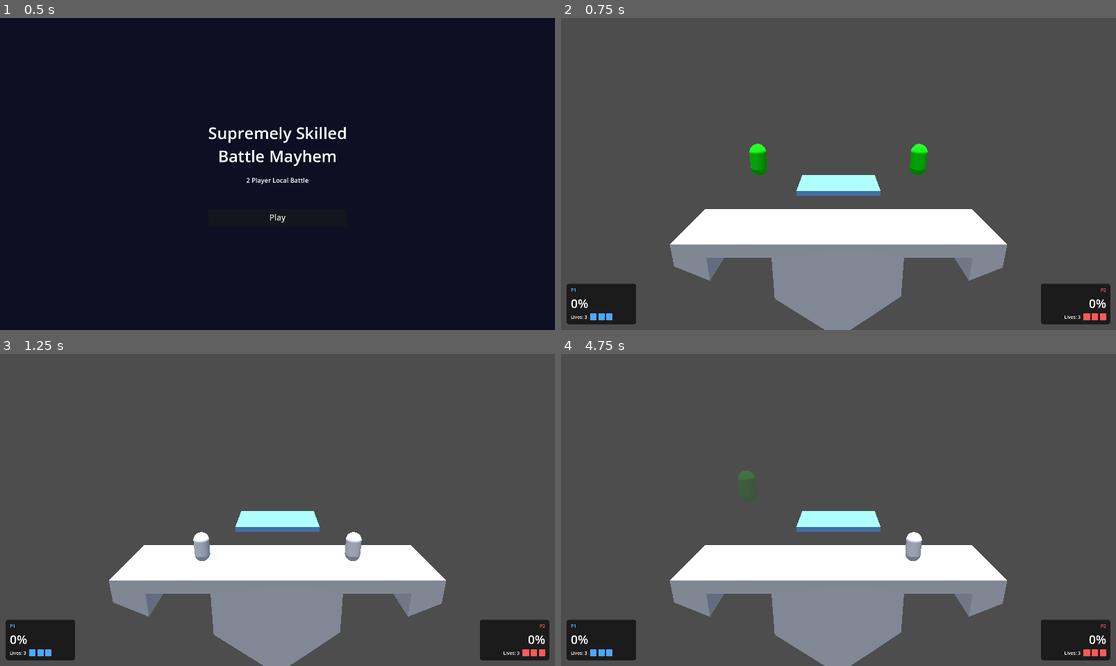
Above: before the commit, frames 1-4 (two rows, left to right).
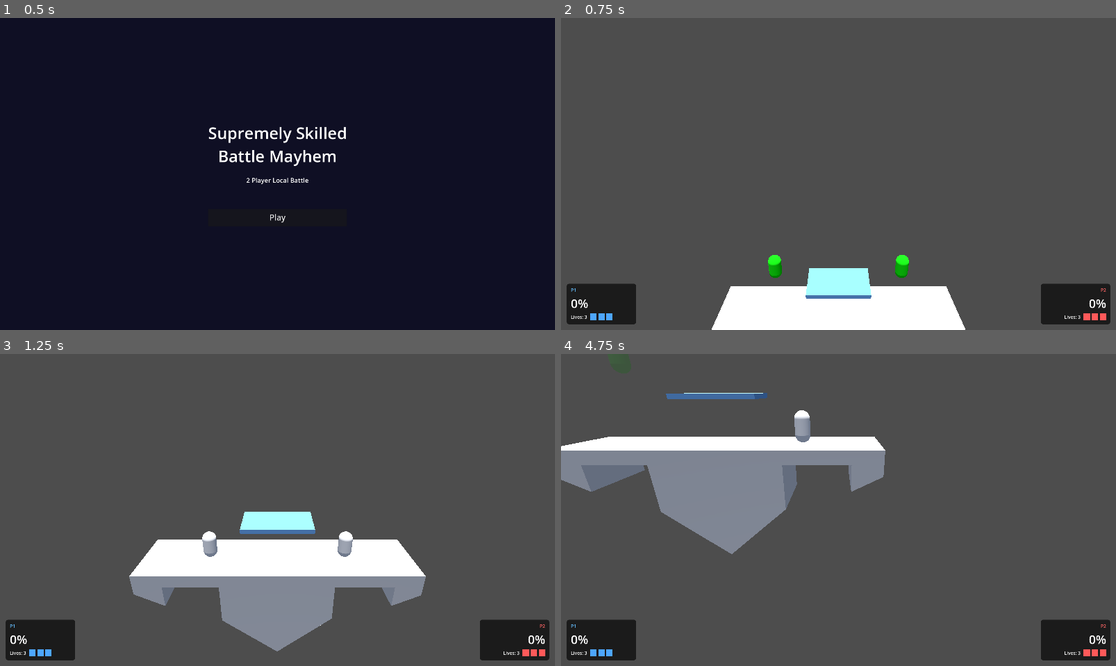
Above: after the commit, the same moments.

Repository: notBjorn/Supremely-Skilled-Battle-Mayhem
Game: Godot game, scene res://menus/main_menu.tscn
Two runs of this game, one before a commit and one after it. Both use one fixed random seed, a clock stepped at 60 frames per second and the inputs below.
Inputs (mouse positions are in pixels of both pictures, inside the frame that each line leads up to):
- Up to frame 1 (0.5 s): no input
- Up to frame 2 (0.75 s): click "Play" at 0.5 s
- Up to frame 3 (1.25 s): no input
- Up to frame 4 (4.75 s): move the mouse to (960, 494) at 1.27 s; hold D (p1_move_right) 1.28-2.03 s; tap F (p1_attack) at 1.35, 4.35 s; click (960, 494) at 1.42 s; tap W (p1_jump) at 1.52, 2.27, 3.77, 4.52 s; move the mouse to (727, 525) at 2.02 s; hold S (p1_down) 2.03-2.78 s; tap E (p1_dodge) at 2.1 s; move the mouse to (894, 441) at 2.77 s; hold D (p1_move_right) 2.78-4.28 s; tap Q (p1_shield) at 2.85 s; move the mouse to (810, 572) at 3.52 s; tap G (p1_special) at 3.6 s; click (810, 572) at 3.67 s; move the mouse to (1005, 556) at 4.27 s; hold A (p1_move_left) from 4.28 s (still down)

Frame 1 is identical in both runs. In frame 2, 19% of the frame differs, in the area x 19-81%, y 40-100%; in frame 3, 6.1%; in frame 4, 27%, in the area x 0-81%, y 12-100%.

Commit message:
added camera movement in relation to player positions

Diff:
--- a/gameplay/stages/proto_stage/MainStage.tscn
+++ b/gameplay/stages/proto_stage/MainStage.tscn
@@ -2,6 +2,7 @@
 
 [ext_resource type="PackedScene" uid="uid://bm64najw6vh12" path="res://gameplay/stages/proto_stage/StageProper.tscn" id="1_a202f"]
 [ext_resource type="PackedScene" uid="uid://cmegm3qup17ys" path="res://gameplay/fighters/character_body_3d.tscn" id="2_x3qch"]
+[ext_resource type="Script" uid="uid://cpg1dc8hgyrb7" path="res://gameplay/stages/proto_stage/camera_controller.gd" id="3_ii0ls"]
 
 [sub_resource type="BoxShape3D" id="BoxShape3D_noarx"]
 size = Vector3(10, 4, 45)
@@ -22,7 +23,7 @@
 
 [node name="ProtoStageSSBM" parent="." unique_id=232341958 instance=ExtResource("1_a202f")]
 
-[node name="DeathBox" type="Area3D" parent="." groups=["death_zones"] unique_id=1466533038]
+[node name="DeathBox" type="Area3D" parent="." unique_id=1466533038 groups=["death_zones"]]
 transform = Transform3D(1.14, 0, 0, 0, 1.14, 0, 0, 0, 1.14, 0, 0, 0)
 collision_mask = 4
 
@@ -80,9 +81,10 @@
 mesh = SubResource("BoxMesh_plat")
 
 [node name="Camera3D" type="Camera3D" parent="." unique_id=1147411128]
-transform = Transform3D(-4.371139e-08, -0.309017, 0.95105654, 0, 0.95105654, 0.309017, -1, 1.3507562e-08, -4.1572e-08, 9.045, 5, 0)
+transform = Transform3D(-4.371139e-08, -0.35836795, 0.9335804, 0, 0.9335804, 0.35836795, -1, 1.566476e-08, -4.0808096e-08, 9.045, 9, 0)
 current = true
 fov = 55.0
+script = ExtResource("3_ii0ls")
 
 [node name="DirectionalLight3D" type="DirectionalLight3D" parent="." unique_id=1779248125]
 transform = Transform3D(-0.29577634, 0.9541636, 0.045696154, -0.0029822045, -0.04875858, 0.9988061, 0.9552526, 0.29528695, 0.017267145, 3.045, 9.125, 0)
--- /dev/null
+++ b/gameplay/stages/proto_stage/camera_controller.gd
@@ -0,0 +1,104 @@
+extends Camera3D
+
+@export var lerp_speed     := 3.0
+@export var fov_min        := 45.0
+@export var fov_max        := 75.0
+@export var max_spread     := 25.0   # fighter distance that reaches fov_max
+@export var h_padding      := 3.0    # extra space around fighters horizontally
+@export var v_padding      := 2.0    # extra space vertically
+@export var height_offset  := 4.0    # camera sits this far above the focus point
+@export var bounds_margin  := 1.5    # how far inside the blast zone the camera stops
+
+var _base_x: float           # camera never moves toward/away from the stage
+var _base_y: float
+var _focus := Vector3.ZERO
+
+var _bound_z     := 14.0
+var _bound_y_min := -2.0
+var _bound_y_max :=  9.0
+
+func _ready() -> void:
+	_base_x = global_position.x
+	_base_y = global_position.y
+	_compute_bounds_from_death_box()
+	_focus = Vector3(0.0, _base_y, 0.0)
+
+func _process(delta: float) -> void:
+	var fighters := get_tree().get_nodes_in_group("fighters")
+	if fighters.size() < 2:
+		return
+
+	# Build bounding box around all fighters
+	var min_z :=  INF
+	var max_z := -INF
+	var min_y :=  INF
+	var max_y := -INF
+	for f in fighters:
+		var p: Vector3 = f.global_position
+		min_z = minf(min_z, p.z)
+		max_z = maxf(max_z, p.z)
+		min_y = minf(min_y, p.y)
+		max_y = maxf(max_y, p.y)
+
+	# Midpoint clamped to stage soft bounds derived from the DeathBox
+	var mid_z := clampf((min_z + max_z) * 0.5, -_bound_z, _bound_z)
+	var mid_y := clampf((min_y + max_y) * 0.5, _bound_y_min, _bound_y_max)
+
+	# FOV from the larger spread axis
+	var spread := maxf((max_z - min_z) + h_padding * 2.0,
+					   (max_y - min_y) + v_padding * 2.0)
+	var target_fov := lerpf(fov_min, fov_max, clampf(spread / max_spread, 0.0, 1.0))
+
+	# Smooth the focus point — single source of smoothing for both position and aim
+	var target_focus := Vector3(0.0, mid_y, mid_z)
+	_focus = _focus.lerp(target_focus, lerp_speed * delta)
+
+	# Camera sits at fixed X depth, raised above the focus
+	global_position = Vector3(_base_x, _focus.y + height_offset, _focus.z)
+
+	# Always aim at the smoothed focus point
+	look_at(_focus, Vector3.UP)
+
+	# Smooth FOV
+	fov = lerpf(fov, target_fov, lerp_speed * delta)
+
+func _compute_bounds_from_death_box() -> void:
+	var death_box := get_tree().get_first_node_in_group("death_zones") as Area3D
+	if death_box == null:
+		return
+
+	var y_min := -INF
+	var y_max :=  INF
+	var z_min := -INF
+	var z_max :=  INF
+
+	for child in death_box.get_children():
+		var shape_node := child as CollisionShape3D
+		if shape_node == null:
+			continue
+		var box := shape_node.shape as BoxShape3D
+		if box == null:
+			continue
+
+		var xform  := shape_node.global_transform
+		var scale  := xform.basis.get_scale()
+		var center := xform.origin
+		var half   := (box.size * scale) * 0.5
+
+		# Whichever axis is "thin" tells us which wall this is
+		if box.size.y < box.size.x and box.size.y < box.size.z:
+			# Horizontal wall (top/bottom blast zone)
+			if center.y > 0.0:
+				y_max = minf(y_max, center.y - half.y)
+			else:
+				y_min = maxf(y_min, center.y + half.y)
+		elif box.size.z < box.size.x and box.size.z < box.size.y:
+			# Vertical wall (left/right blast zone)
+			if center.z > 0.0:
+				z_max = minf(z_max, center.z - half.z)
+			else:
+				z_min = maxf(z_min, center.z + half.z)
+
+	_bound_y_min = y_min + bounds_margin
+	_bound_y_max = y_max - bounds_margin
+	_bound_z     = minf(absf(z_min), absf(z_max)) - bounds_margin
Not shown, added: gameplay/stages/proto_stage/camera_controller.gd.uid
